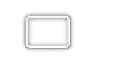
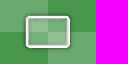
Comparing the layer stacks of the two 128x64 images. Changes:
renamed "Layer #3" to "Layer #1", showed it, opacity 100% → 25%, painted on it over 22, 14, 74, 50
showed "Layer" over 0, 0, 128, 64
